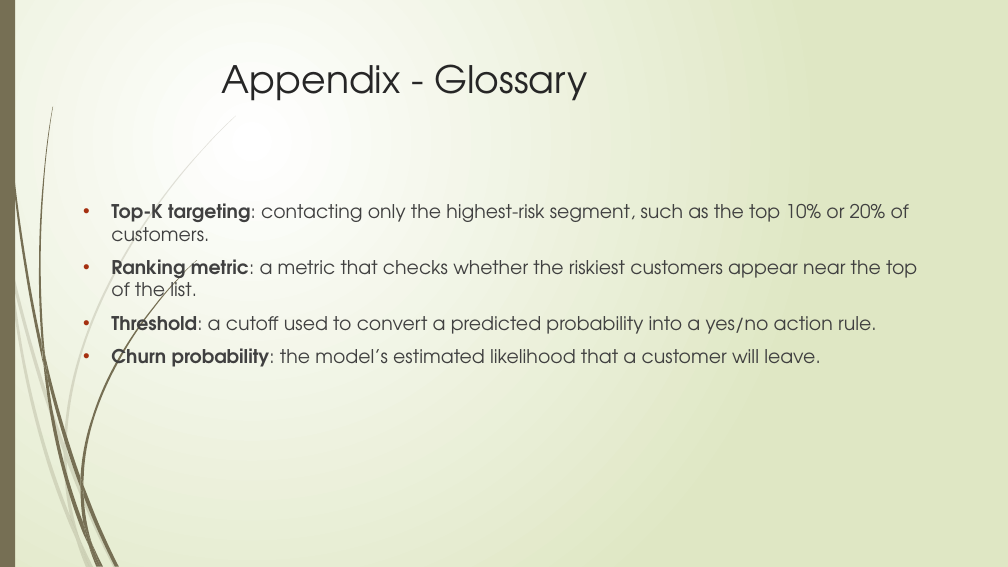
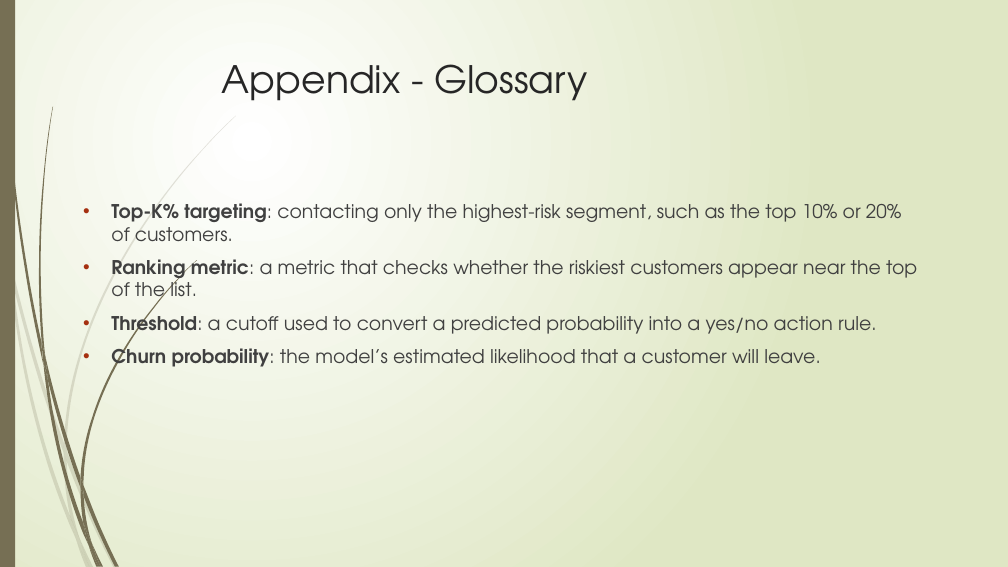
Before and after one commit to Phrey001/ml-casebook, a slide deck: slide 11 of ml-examples/churn_prediction/churn_problem_framing.pptx. Drawn at 1008x567 pixels with LibreOffice and Linux fonts; fonts in the diff are those of the drawing. Boxes give left, top, right and bottom in pixels: in the first picture for what was removed or moved away, otherwise in the second. Text is boxed around its words. In the diff, an @@ line names an element or a change of style, - is before the commit and + after.

```diff
--- a/ml-examples/churn_prediction/churn_problem_framing.pptx
+++ b/ml-examples/churn_prediction/churn_problem_framing.pptx
@@ text at [111,203,902,241]: text changed @@
-• Top-K targeting: contacting only the highest-risk segment, such as the top 10% or 20% of customers.
+• Top-K% targeting: contacting only the highest-risk segment, such as the top 10% or 20% of customers.
```
Also in this commit, not shown: 1 other slide changed, 3 other files.
